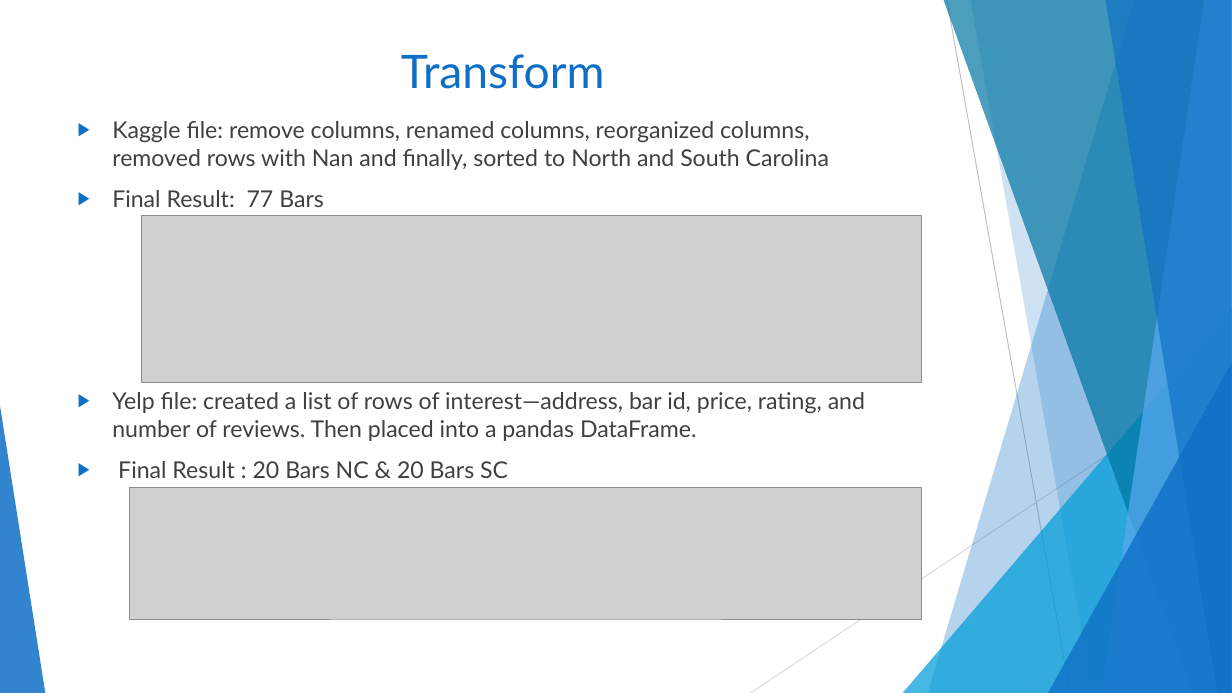
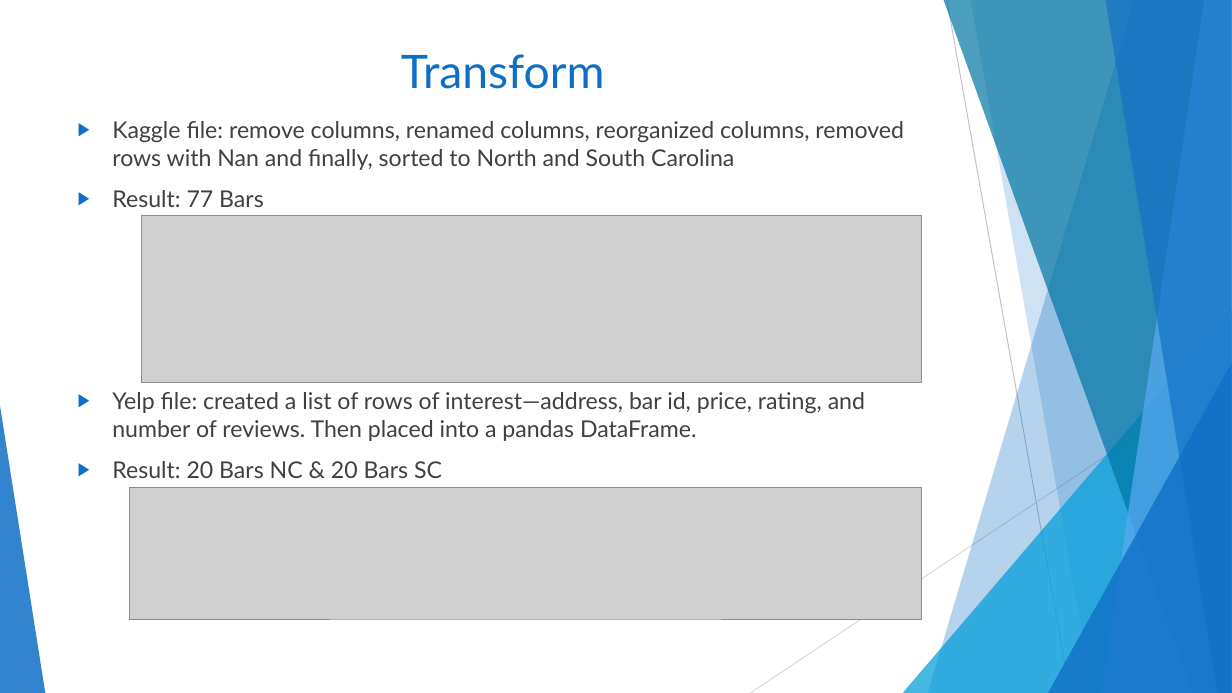
Before and after one commit to melindaeudy/ETL-Project, a slide deck: slide 5 of Carolina Brew Presentation.pptx. Drawn at 1232x693 pixels with LibreOffice and Linux fonts; fonts in the diff are those of the drawing; grey boxes stand for pictures. Boxes give left, top, right and bottom in pixels: in the first picture for what was removed or moved away, otherwise in the second. Text is boxed around its words. In the diff, an @@ line names an element or a change of style, - is before the commit and + after.

```diff
--- a/Carolina Brew Presentation.pptx
+++ b/Carolina Brew Presentation.pptx
@@ text at (x1=112, y1=190, x2=264, y2=207): text changed @@
-▶ Final Result: 77 Bars
+▶ Result: 77 Bars
@@ text at (x1=112, y1=461, x2=442, y2=478): text changed @@
-▶ Final Result : 20 Bars NC & 20 Bars SC
+▶ Result: 20 Bars NC & 20 Bars SC
```
Also in this commit, not shown: 8 other slides changed, 1 other file.
